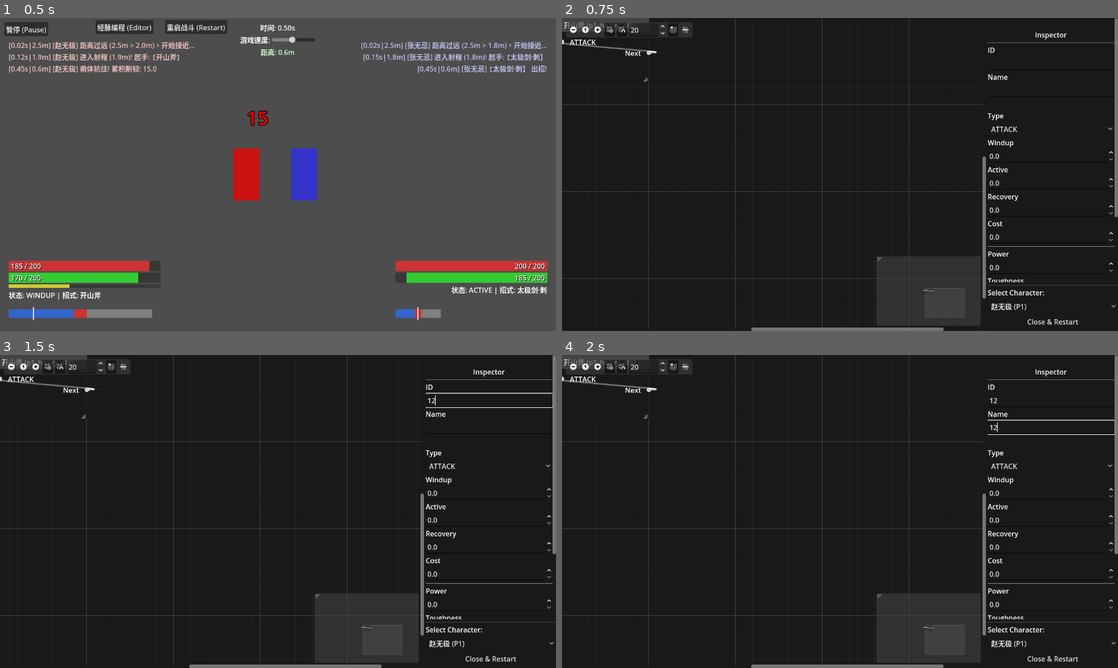
Above: before the commit, frames 1-4 (two rows, left to right).
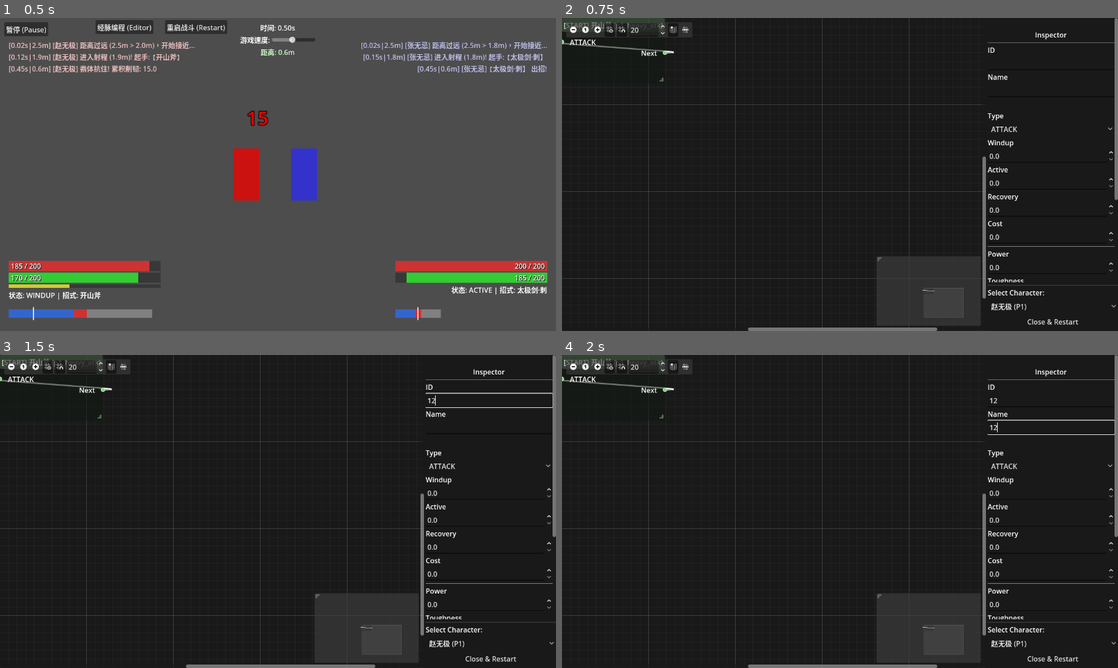
Above: after the commit, the same moments.

Repository: wushuangabao/chat-prj
Game: Godot game, scene res://scenes/Main.tscn
The game is run twice, just before and just after one commit, with the same random seed, the same clock (stepped at 60 frames per second) and the same inputs.
Inputs (mouse positions are in pixels of both pictures, inside the frame that each line leads up to):
- Up to frame 1 (0.5 s): no input
- Up to frame 2 (0.75 s): click "经脉编程 (Editor)" at 0.5 s
- Up to frame 3 (1.5 s): click (489, 401) at 1.27 s; type "12" at 1.35 s
- Up to frame 4 (2 s): click (1051, 426) at 1.5 s; type "12" at 1.58 s

Frame 1 is identical in both runs. In frame 2, 0.4% of the frame differs, in the area x 0-100%, y 0-100%; in frame 3, 0.4%; in frame 4, 0.4%.

Commit message:
fix(编辑器): 修复等待节点编辑功能、添加起始节点设置
- 恢复等待节点的名称、条件和参数编辑功能；
- 添加设置起始节点按钮并高亮显示当前起始节点。

Diff:
--- a/DivineMechanism/scripts/MeridianEditor.gd
+++ b/DivineMechanism/scripts/MeridianEditor.gd
@@ -184,9 +184,16 @@
 	p.add_child(Label.new())
 	apply_btn = Button.new()
 	apply_btn.text = "Apply Changes"
-	apply_btn.visible = false # Hidden by default, readonly mode
+	# apply_btn.visible = false # Hidden by default, readonly mode
 	apply_btn.pressed.connect(_save_node_data)
 	p.add_child(apply_btn)
+
+	# Set as Start Button
+	p.add_child(HSeparator.new())
+	var start_btn = Button.new()
+	start_btn.text = "Set as Starting Node"
+	start_btn.pressed.connect(_on_set_as_start_pressed)
+	p.add_child(start_btn)
 
 func _create_field(parent, label_text) -> LineEdit:
 	var lbl = Label.new()
@@ -243,6 +250,12 @@
 	gnode.name = n.id # Use ID as node name in scene tree for connection mapping
 	gnode.title = n.node_name + " (" + n.id + ")"
 	gnode.position_offset = n.graph_position
+
+	# Highlight starting node
+	if current_flow and current_flow.starting_node == n:
+		gnode.self_modulate = Color(0.7, 1.0, 0.7) # Greenish tint
+		gnode.title = "[START] " + gnode.title
+
 	gnode.resizable = true
 	gnode.size = Vector2(200, 150)
 
@@ -422,7 +435,7 @@
 
 func _load_node_to_inspector(n: ActionNode):
 	# Hide Apply Button
-	apply_btn.visible = false
+	# apply_btn.visible = false
 
 	if not n: return
 
@@ -452,8 +465,16 @@
 	param_spin.editable = false
 
 	if n is WaitActionNode:
+		name_edit.editable = true
+
+		condition_option.disabled = false
 		condition_option.selected = n.condition
+
+		param_spin.editable = true
 		param_spin.value = n.param
+
+		# Wait nodes can also edit duration (active)
+		active_spin.editable = true
 
 		power_spin.value = 0
 		toughness_spin.value = 0
@@ -465,11 +486,25 @@
 		toughness_spin.value = n.get_toughness()
 
 func _save_node_data():
-	# Now this function only updates the internal data structure from UI,
-	# BUT since UI is read-only, we shouldn't be calling this.
-	# However, dragging nodes updates positions directly.
-	# We might want to remove the Apply button entirely.
-	pass
+	if not selected_node: return
+
+	# Only update if it's a WaitActionNode (as per current requirement)
+	# Or should we allow others? Requirement says: "If current node is WAIT type, can edit"
+
+	if selected_node is WaitActionNode:
+		selected_node.node_name = name_edit.text
+		selected_node.condition = condition_option.selected
+		selected_node.param = param_spin.value
+		selected_node.active = active_spin.value
+		# Other fields are not editable for now
+
+		# Update Visual Title
+		var gnode = graph_edit.get_node(selected_node.id)
+		if gnode:
+			gnode.title = selected_node.node_name + " (" + selected_node.id + ")"
+			if current_flow.starting_node == selected_node:
+				gnode.title = "[START] " + gnode.title
+
 
 func _on_type_changed(type_idx):
 	if not selected_node: return
@@ -497,13 +532,36 @@
 		new_node.next_node = selected_node.next_node
 		# fail node lost if switching away from Wait
 
-	# Replace in array
+	# Replace in list
 	var idx = current_flow.nodes.find(selected_node)
 	if idx != -1:
 		current_flow.nodes[idx] = new_node
-		selected_node = new_node
-		_refresh_graph() # Rebuild graph to update ports
-		_load_node_to_inspector(selected_node)
+
+	# Replace starting node if needed
+	if current_flow.starting_node == selected_node:
+		current_flow.starting_node = new_node
+
+	# Replace references in other nodes
+	for n in current_flow.nodes:
+		if n.next_node == selected_node: n.next_node = new_node
+		if n is WaitActionNode and n.next_node_fail == selected_node: n.next_node_fail = new_node
+
+	# Recreate Visual
+	var gnode = graph_edit.get_node(selected_node.id)
+	if gnode: gnode.queue_free()
+
+	_create_graph_node(new_node)
+	selected_node = new_node
+	_load_node_to_inspector(new_node)
+
+func _on_set_as_start_pressed():
+	if not selected_node or not current_flow: return
+
+	current_flow.starting_node = selected_node
+	print("Set starting node to: ", selected_node.node_name)
+
+	# Refresh all visuals to update title colors
+	_refresh_graph()
 
 signal editor_closed
 
